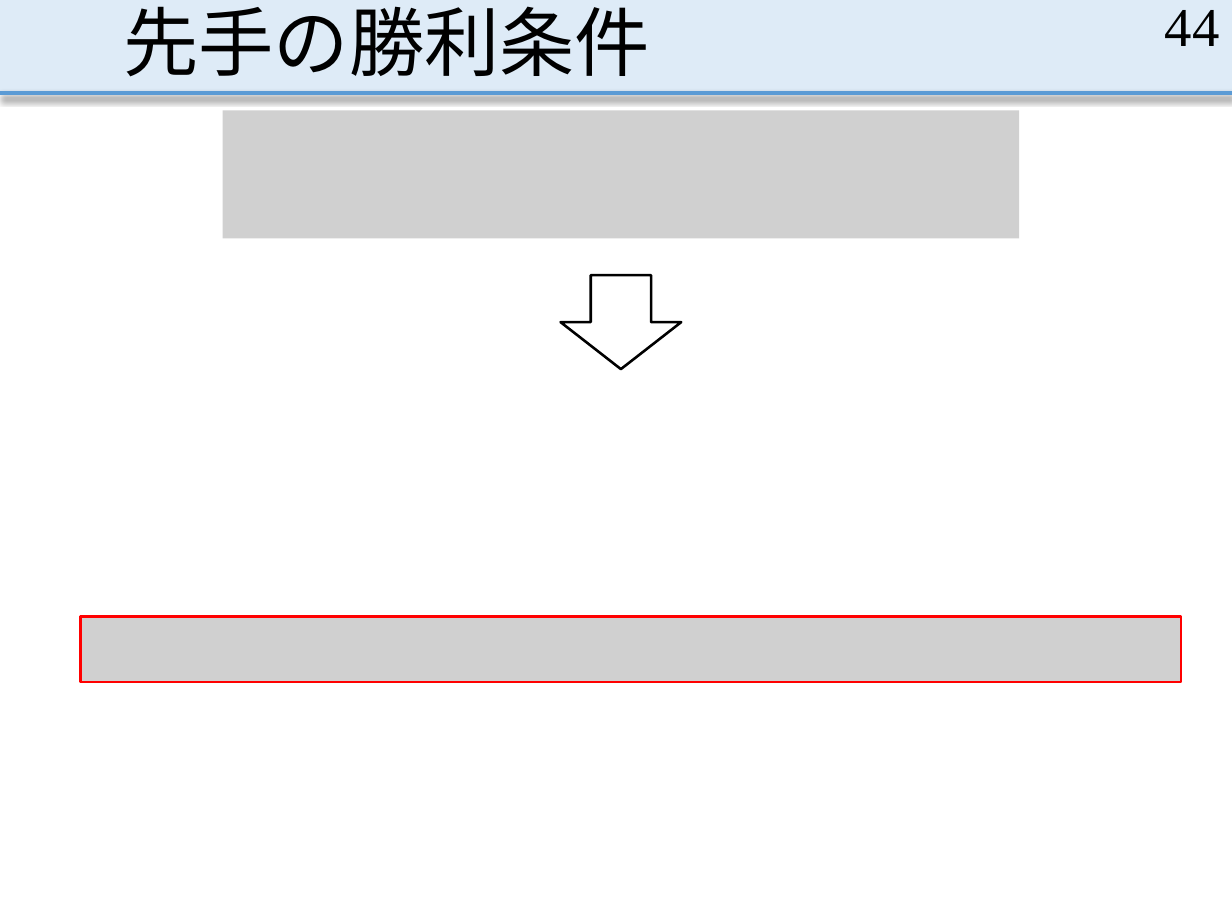
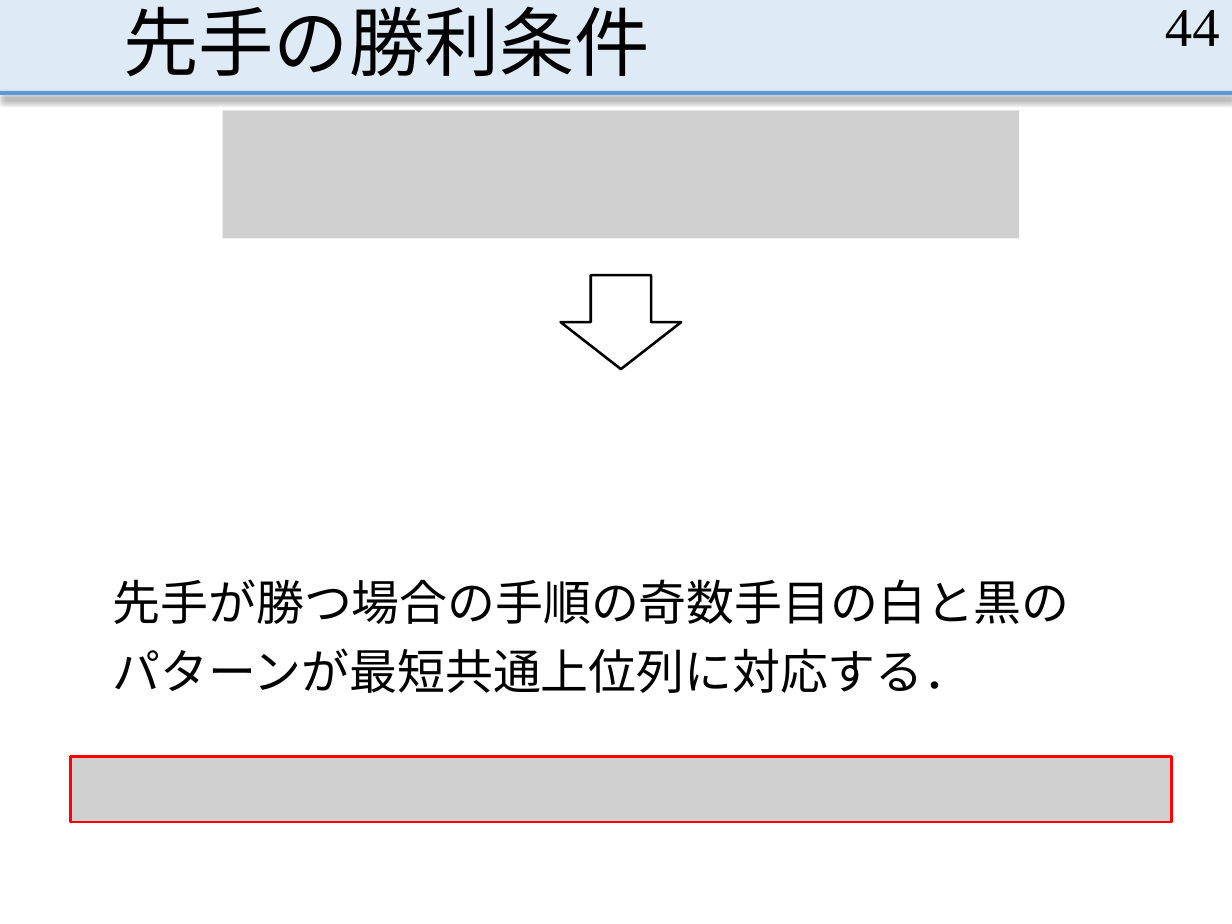
Before and after one commit to MasayaOda/SR, a slide deck: slide 44 of 190513oda.pptx. Drawn at 1232x924 pixels with LibreOffice and Linux fonts; fonts in the diff are those of the drawing; grey boxes stand for pictures. Boxes give left, top, right and bottom in pixels: in the first picture for what was removed or moved away, otherwise in the second. Text is boxed around its words. In the diff, an @@ line names an element or a change of style, - is before the commit and + after.

```diff
--- a/190513oda.pptx
+++ b/190513oda.pptx
@@ text added at [113, 579, 1070, 693], 28 pt, text #000000 @@
+先手が勝つ場合の手順の奇数手目の白と黒の
+パターンが最短共通上位列に対応する．
@@ picture removed at [80, 616, 1181, 681] @@
@@ picture added at [70, 756, 1172, 822] @@
```
Also in this commit, not shown: 6 other slides changed, 2 other files.
